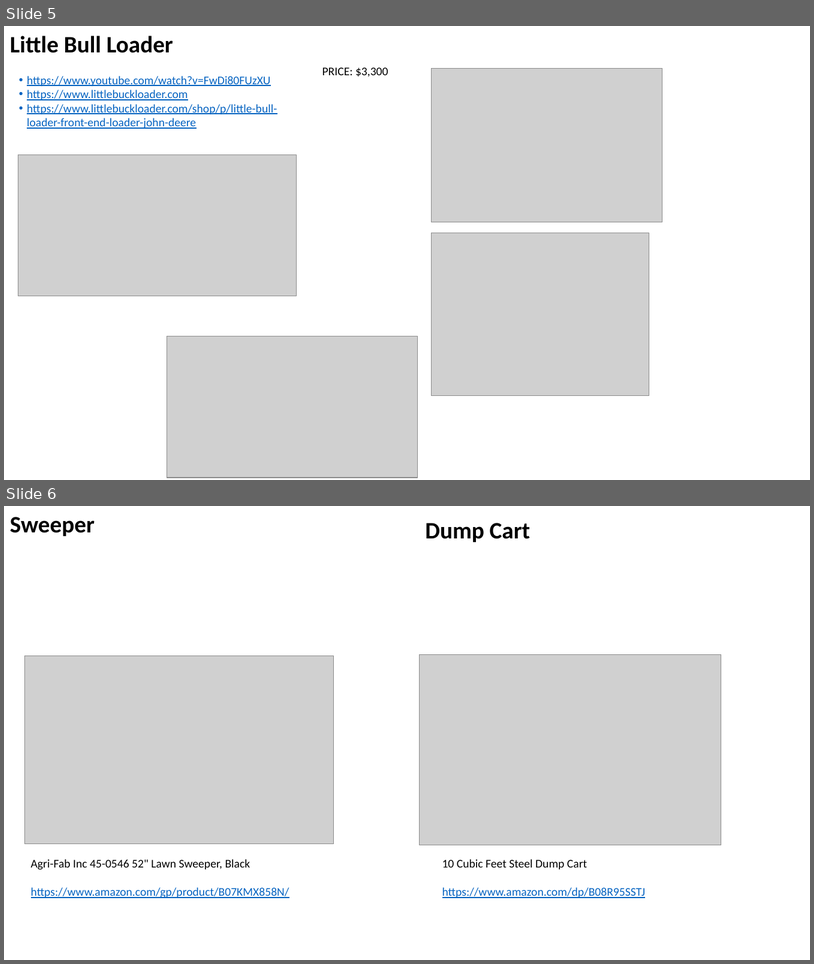
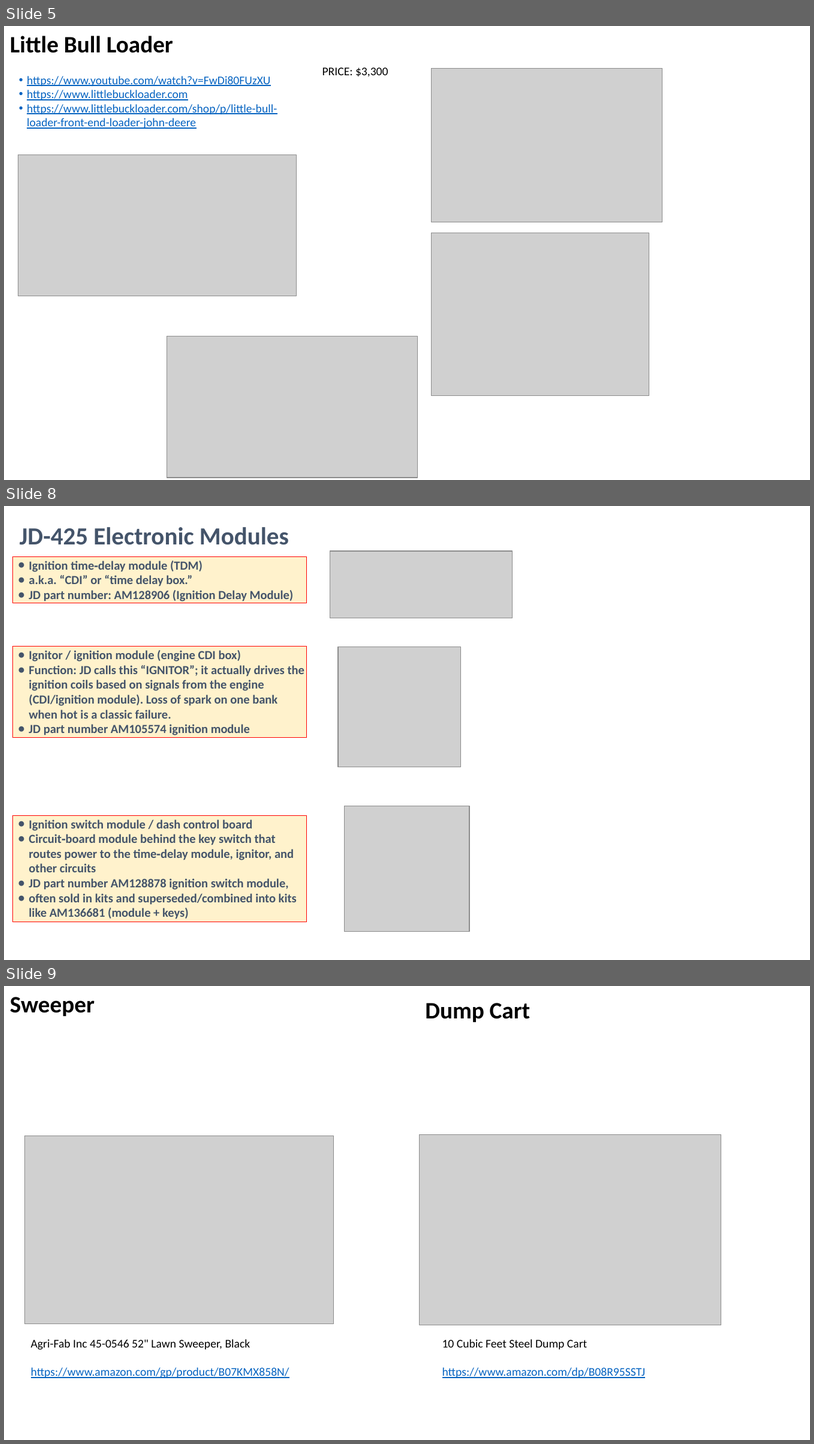
Before and after one commit to lselector/misc_farm, a slide deck: tractor_jd_425.pptx. Shown one above the other, each under a label of ours: slides 5 and 6 before the commit, slides 5, 8 and 9 after it; the slides between them are not shown. The pictures are 814x964 and 814x1444 pixels, drawn with LibreOffice and Linux fonts; fonts in the diff are those of the drawing; grey boxes stand for pictures. Boxes give left, top, right and bottom in pixels: in the first picture for what was removed or moved away, otherwise in the second. Text is boxed around its words. In the diff, an @@ line names an element or a change of style, - is before the commit and + after.

```diff
--- a/tractor_jd_425.pptx
+++ b/tractor_jd_425.pptx
@@ slide 8 added at [4, 506, 810, 960], background #FFFFFF @@
@@ text added at [20, 527, 289, 545], 29.3 pt, text #44546A, bold @@
+JD-425 Electronic Modules
@@ rectangle added at [13, 557, 306, 603], fill #FFF2CC, outline #FF0000 0.75 pt, 14.7 pt, text #44546A, bold @@
+● Ignition time‑delay module (TDM)
+● a.k.a. “CDI” or “time delay box.”
+● JD part number: AM128906 (Ignition Delay Module)
@@ picture added at [330, 551, 513, 618] @@
@@ rectangle added at [13, 646, 306, 738], fill #FFF2CC, outline #FF0000 0.75 pt, 14.7 pt, text #44546A, bold @@
+● Ignitor / ignition module (engine CDI box)
+● Function: JD calls this “IGNITOR”; it actually drives the ignition coils based on signals from the engine (CDI/ignition module). Loss of spark on one bank when hot is a classic failure.
+● JD part number AM105574 ignition module
@@ picture added at [339, 646, 461, 767] @@
@@ picture added at [345, 805, 470, 931] @@
@@ rectangle added at [13, 815, 306, 922], fill #FFF2CC, outline #FF0000 0.75 pt, 14.7 pt, text #44546A, bold @@
+● Ignition switch module / dash control board
+● Circuit‑board module behind the key switch that routes power to the time‑delay module, ignitor, and other circuits
+● JD part number AM128878 ignition switch module,
+● often sold in kits and superseded/combined into kits like AM136681 (module + keys)
@@ what was slide 6 is now slide 9 @@
```
Also in this commit, not shown: 2 other slides added.
